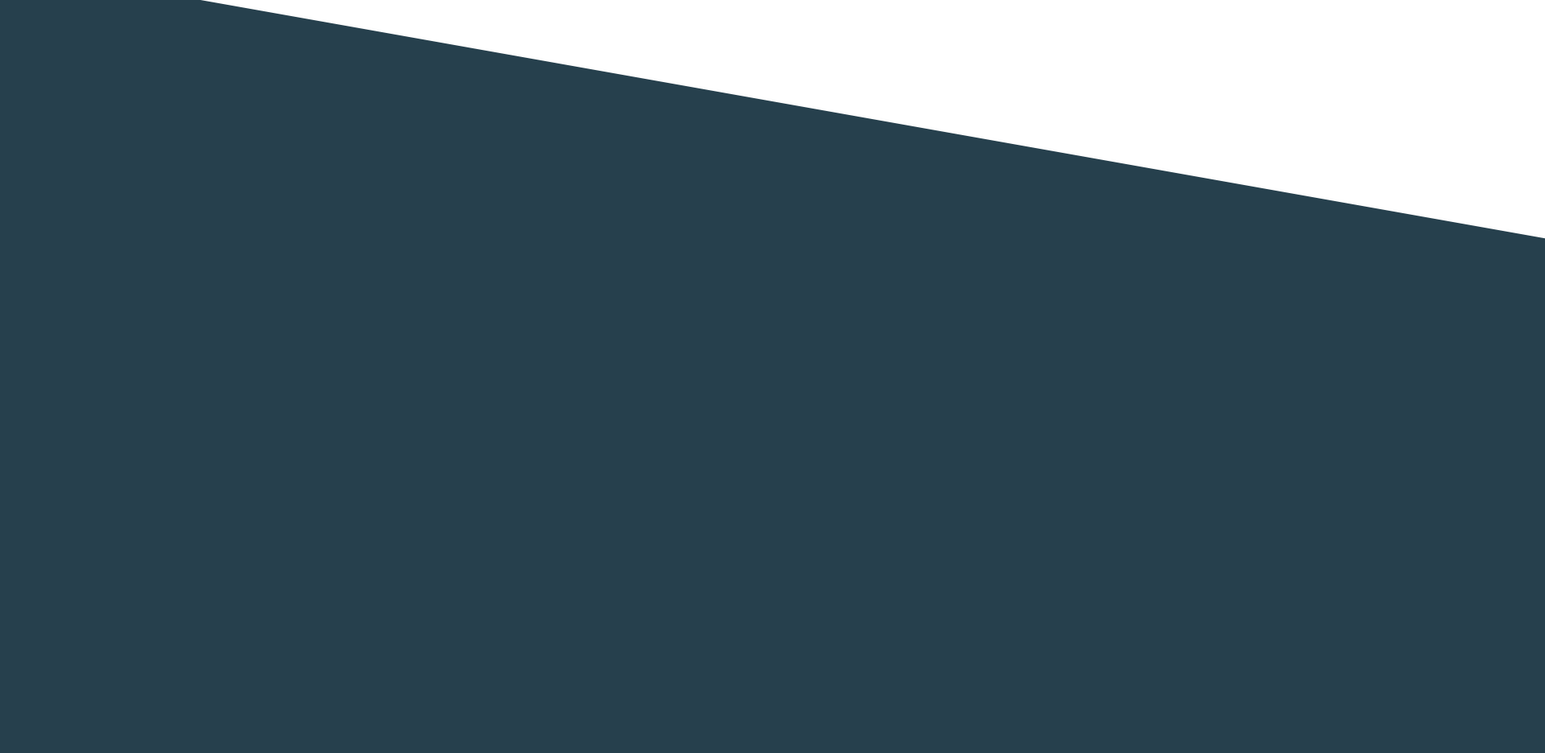
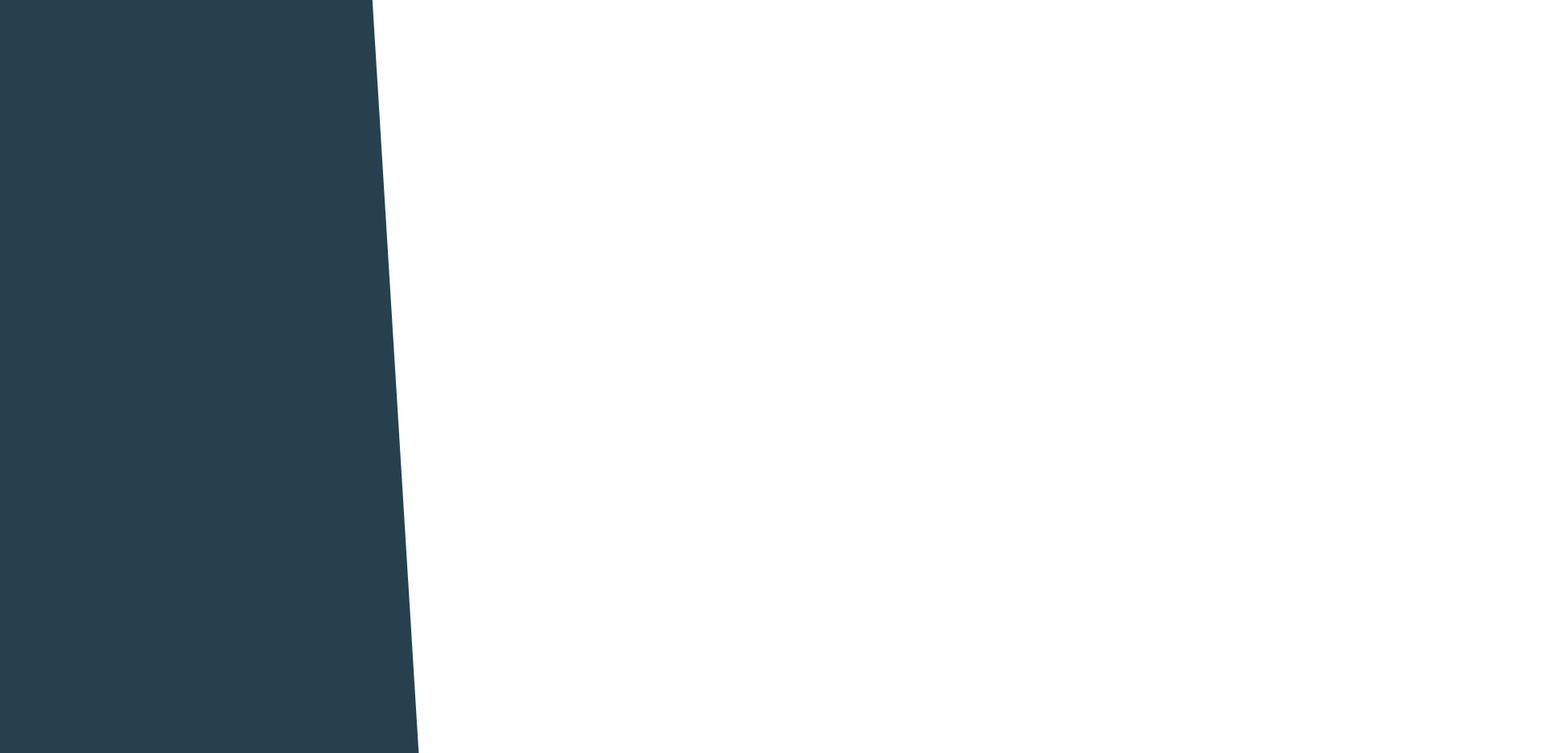
Layer changes from the first 1545x753 image to the second:
removed layer "Vector Smart Object" (1st of 2) over box(200, 0, 1545, 753)
painted on "Background" over box(200, 0, 422, 753)
